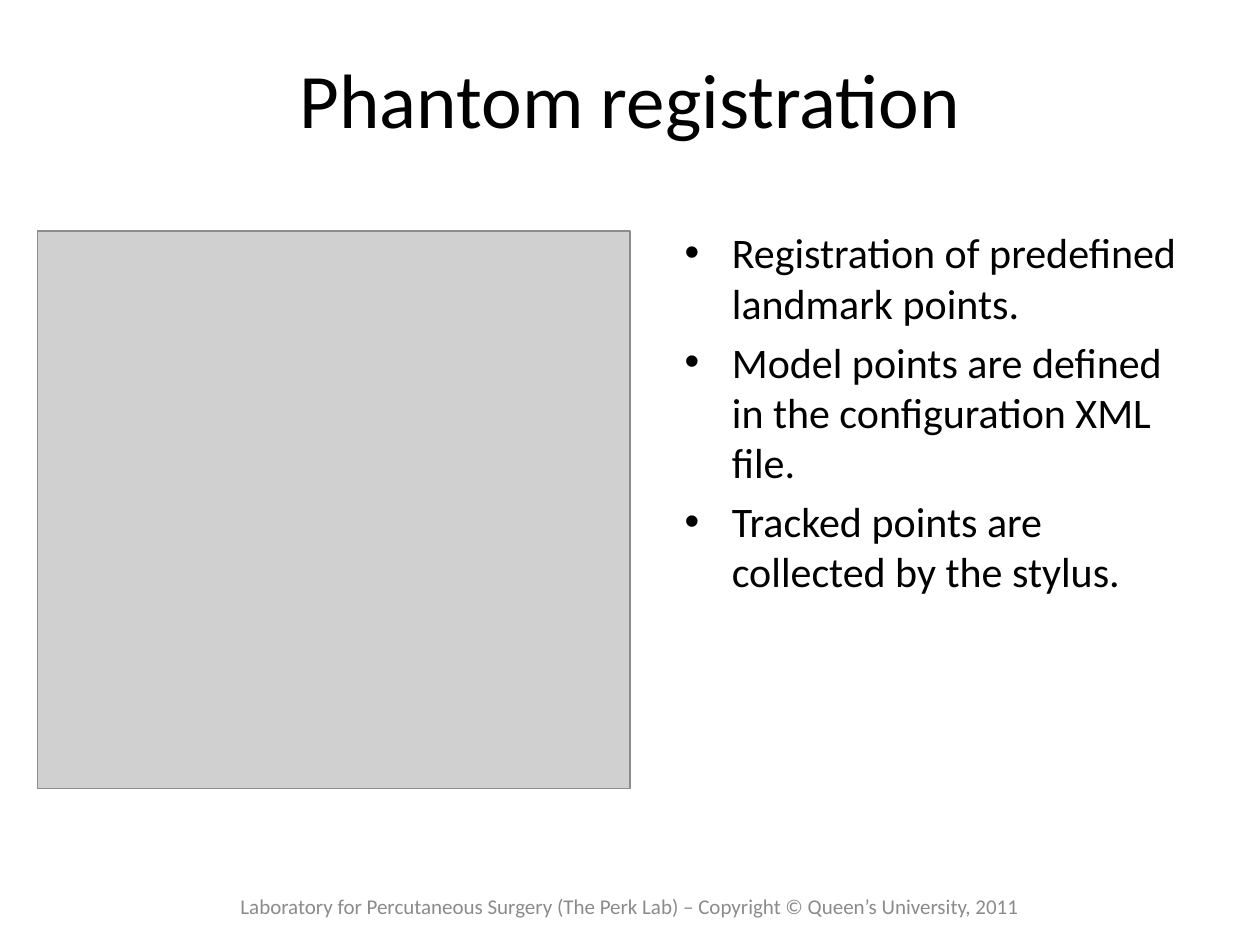
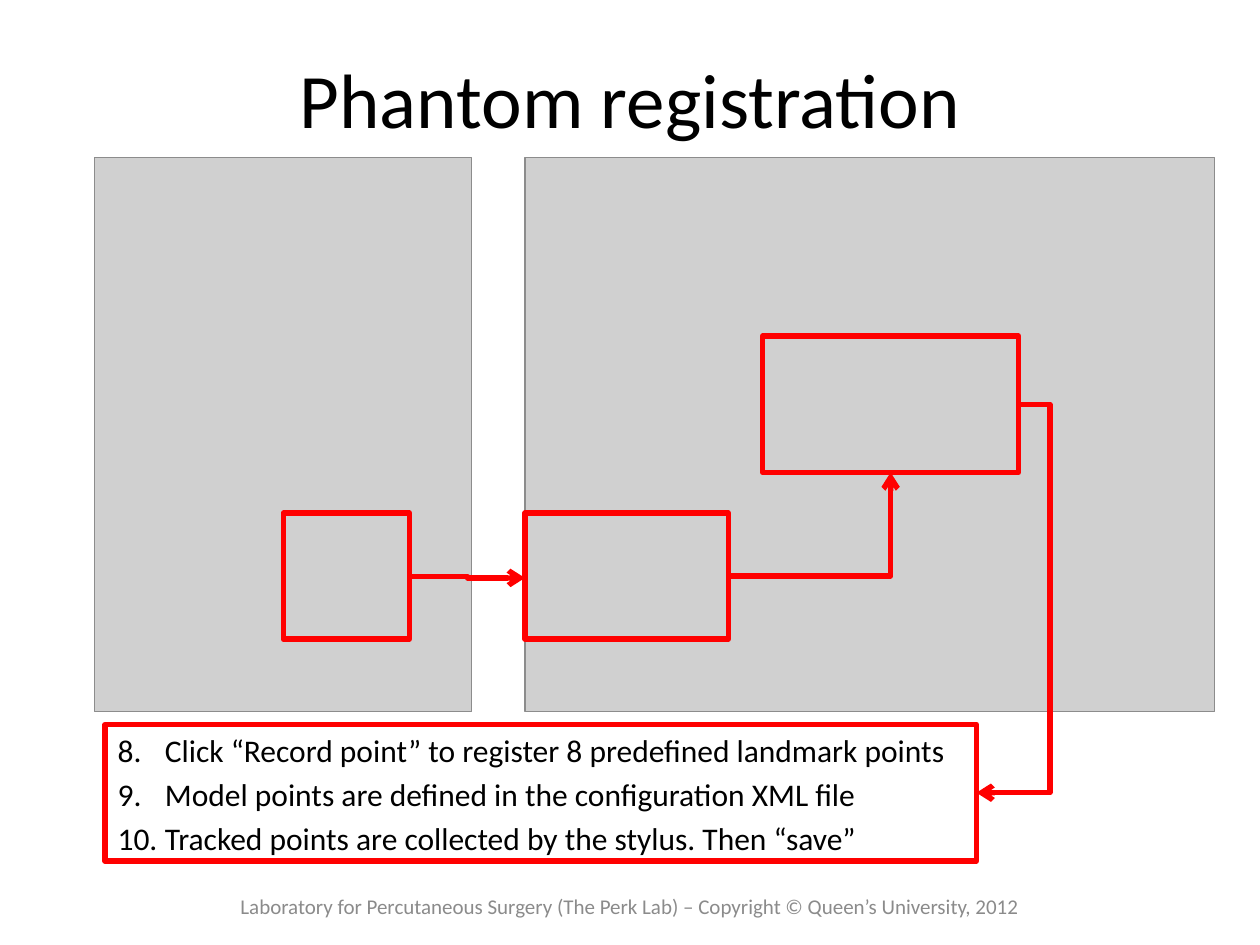
Before and after one commit to thewtex/Plus, a slide deck: slide 9 of doc/tutorials/PlusTutorialfCalCalibrationProcess.pptx (slide 7 before the commit). Drawn at 1260x945 pixels with LibreOffice and Linux fonts; fonts in the diff are those of the drawing; grey boxes stand for pictures. Boxes give left, top, right and bottom in pixels: in the first picture for what was removed or moved away, otherwise in the second. Text is boxed around its words. In the diff, an @@ line names an element or a change of style, - is before the commit and + after.

```diff
--- a/doc/tutorials/PlusTutorialfCalCalibrationProcess.pptx
+++ b/doc/tutorials/PlusTutorialfCalCalibrationProcess.pptx
@@ picture: place and size @@
-picture at [38,231,630,789]
+picture at [94,158,471,712]
@@ picture added at [525,158,1215,712] @@
@@ text removed at [732,238,1176,594] @@
-• Registration of predefined landmark points.
-• Model points are defined in the configuration XML file.
-• Tracked points are collected by the stylus.
@@ rectangle added at [762,336,1018,472], outline #FF0000 3 pt @@
@@ elbow arrow added from (1018, 404) to (976, 793), #FF0000 3 pt @@
@@ elbow arrow added from (728, 576) to (891, 472), #FF0000 3 pt @@
@@ rectangle added at [284,513,410,639], outline #FF0000 3 pt @@
@@ rectangle added at [525,513,728,639], outline #FF0000 3 pt @@
@@ elbow arrow added from (410, 576) to (525, 578), #FF0000 3 pt @@
@@ text added at [105,724,976,861], outline #FF0000 3 pt, 18 pt, text #000000 @@
+8. Click “Record point” to register 8 predefined landmark points
+9. Model points are defined in the configuration XML file
+10. Tracked points are collected by the stylus. Then “save”
@@ text at [240,899,1017,918]: text changed @@
-Laboratory for Percutaneous Surgery (The Perk Lab) – Copyright © Queen’s University, 2011
+Laboratory for Percutaneous Surgery (The Perk Lab) – Copyright © Queen’s University, 2012
```
Also in this commit, not shown: 6 other slides changed, 8 slides added, 1 slide removed, 1 other file.
